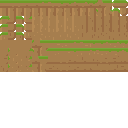
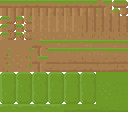
Layered file, before and after one edit (128 × 128). Changes by layer:
renamed "Layer 12" to "Layer 19", painted on it over (x1=0, y1=72, x2=128, y2=112)
